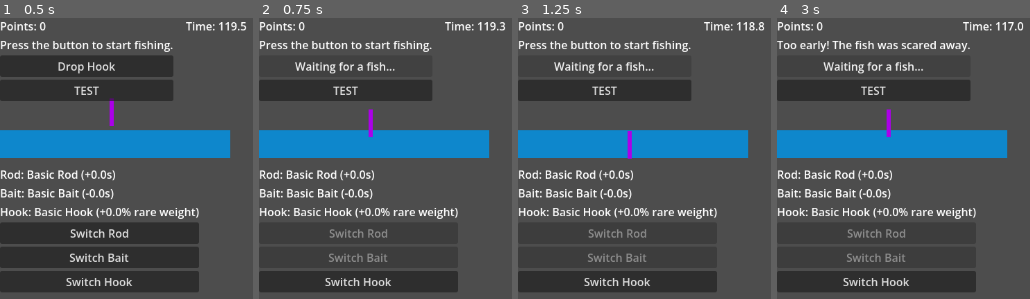
Above: before the commit, frames 1-4 (left to right).
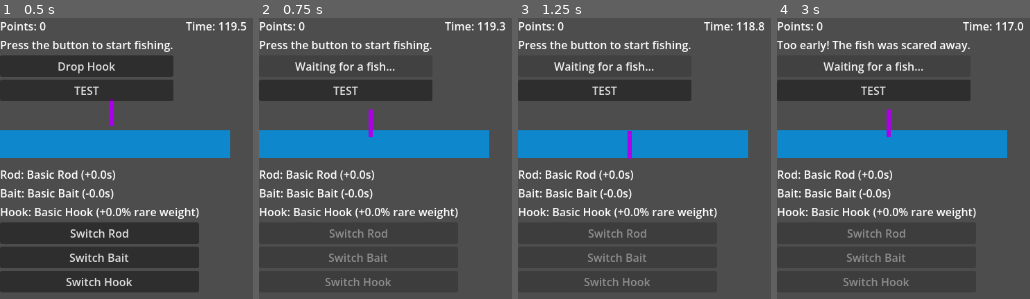
Above: after the commit, the same moments.

Repository: fehudma/godot_projects
Game: Godot game, scene res://Scenes/Main.tscn
The game is run twice, just before and just after one commit, with the same random seed, the same clock (stepped at 60 frames per second) and the same inputs.
Inputs:
- Up to frame 1 (0.5 s): no input
- Up to frame 2 (0.75 s): click "Drop Hook" at 0.5 s
- Up to frame 3 (1.25 s): no input
- Up to frame 4 (3 s): click "Waiting for a fish..." at 1.25 s; click "TEST" at 2 s; click "Drop Hook" at 2.75 s

Frame 1 is identical in both runs. In frame 2, 0.3% of the frame differs, in the area x 26-53%, y 92-96%; in frame 3, 0.3%; in frame 4, 0.3%.

Commit message:
added button states for the switch hook button

Diff:
--- a/Scenes/main.gd
+++ b/Scenes/main.gd
@@ -22,6 +22,7 @@
 @onready var hook_label: Label = $EquipmentContainer/HookLabel
 @onready var switch_rod_button: Button = $EquipmentContainer/SwitchRodButton
 @onready var switch_bait_button: Button = $EquipmentContainer/SwitchBaitButton
+@onready var switch_hook_button: Button = $EquipmentContainer/SwitchHookButton
 
 #============================CONSTs
 const STARTING_SCORE: int = 0
@@ -270,6 +271,7 @@
 		fishing_state = FishingState.READY
 		switch_rod_button.disabled = false
 		switch_bait_button.disabled = false
+		switch_hook_button.disabled = false
 
 		last_caught_fish = choose_random_fish()
 		total_points = total_points + int(last_caught_fish["points"])
@@ -293,6 +295,7 @@
 		fishing_state = FishingState.READY
 		switch_rod_button.disabled = false
 		switch_bait_button.disabled = false
+		switch_hook_button.disabled = false
 		status_label.text = "Too early! The fish was scared away."
 		action_button.text = "Drop Hook"
 		return
@@ -300,6 +303,7 @@
 	fishing_state = FishingState.WAITING_FOR_BITE
 	switch_rod_button.disabled = true
 	switch_bait_button.disabled = true
+	switch_hook_button.disabled = true
 	action_button.text = "Waiting for a fish..."
 	animation_player.play("hook_down")
 	hook_drop_sound.play()
@@ -331,6 +335,7 @@
 	fishing_state = FishingState.READY
 	switch_rod_button.disabled = false
 	switch_bait_button.disabled = false
+	switch_hook_button.disabled = false
 
 	status_label.text = "The fish escaped!"
 	action_button.text = "Drop Hook"
@@ -345,6 +350,7 @@
 	fishing_state = FishingState.READY
 	action_button.disabled = true
 	switch_bait_button.disabled = true
+	switch_hook_button.disabled = true
 	status_label.text = "The session is over"
 
 func _on_switch_rod_button_pressed() -> void:
